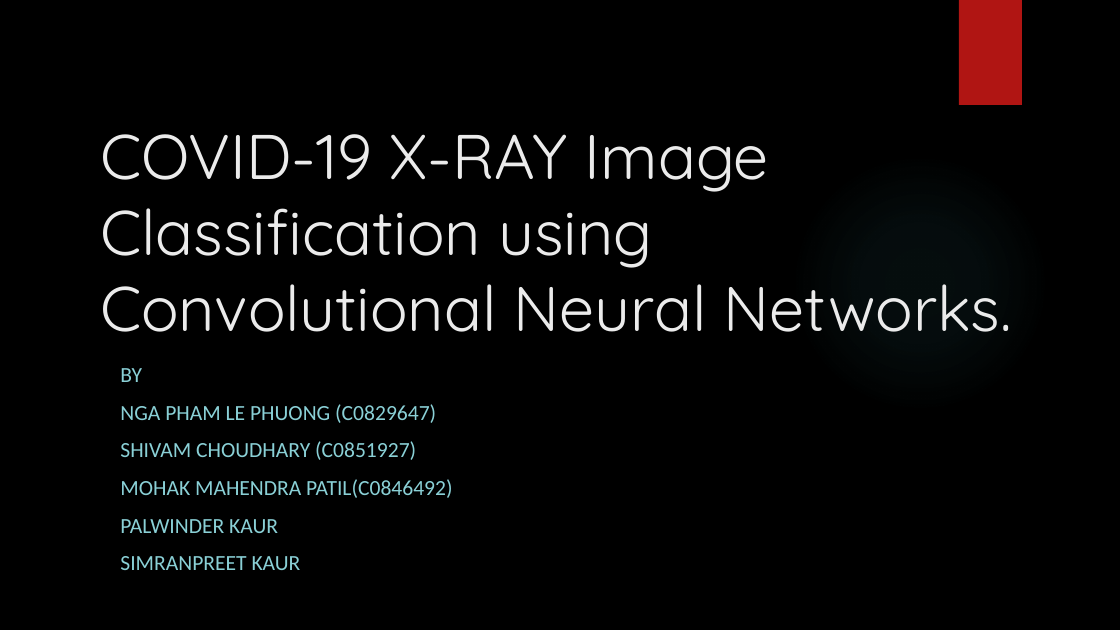
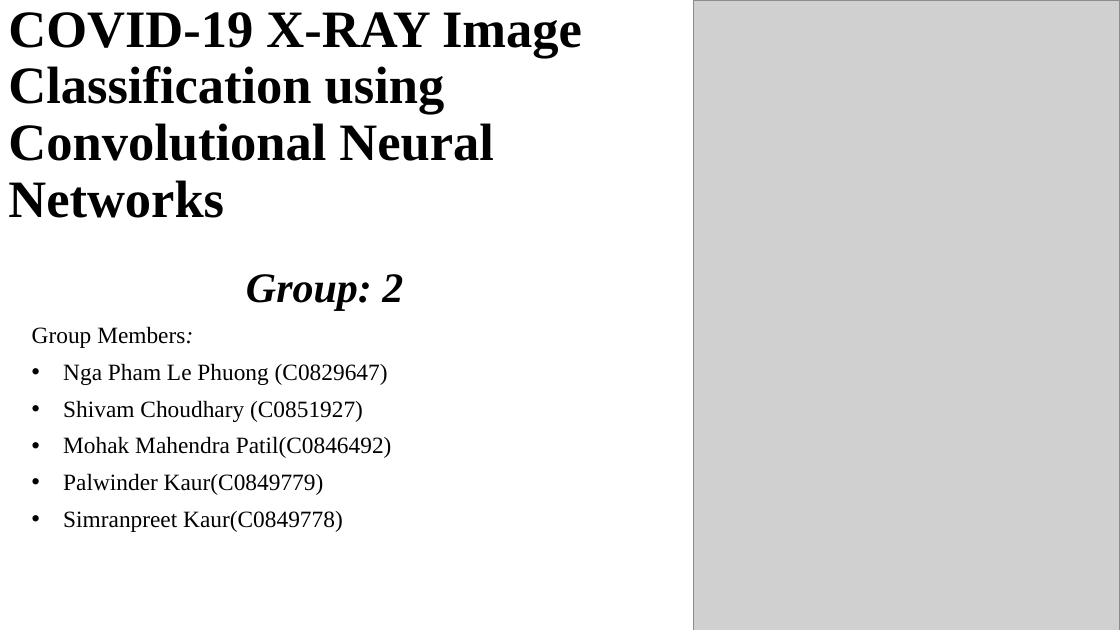
Before and after one commit to SharkyRCC/Covid-19-Classification, a slide deck: slide 1 of Presentation/neural_ppt.pptx. Drawn at 1120x630 pixels with LibreOffice and Linux fonts; fonts in the diff are those of the drawing; grey boxes stand for pictures; background and template pictures are left out. Boxes give left, top, right and bottom in pixels: in the first picture for what was removed or moved away, otherwise in the second. Text is boxed around its words. In the diff, an @@ line names an element or a change of style, - is before the commit and + after.

```diff
--- a/Presentation/neural_ppt.pptx
+++ b/Presentation/neural_ppt.pptx
@@ background picture (left out) to #FFFFFF @@
@@ title at [8,12,582,218]: text changed; size 54 to 45 pt; font Quicksand to Times New Roman; text colour #EBEBEB to #000000; bold on @@
-COVID-19 X-RAY Image Classification using Convolutional Neural Networks.
+COVID-19 X-RAY Image Classification using Convolutional Neural Networks
@@ picture added at [694,0,1120,630] @@
@@ rectangle removed at [959,0,1022,105] @@
@@ ellipse removed at [791,154,1049,413] @@
@@ subtitle at [32,274,403,532]: text changed; size 18.5 to 20 pt; font Calibri to Times New Roman; text colour #8AD0D6 to #000000 @@
-BY
-NGA PHAM LE PHUONG (C0829647)
-SHIVAM CHOUDHARY (C0851927)
-MOHAK MAHENDRA PATIL(C0846492)
-PALWINDER KAUR
-SIMRANPREET KAUR
+Group: 2
+Group Members:
+• Nga Pham Le Phuong (C0829647)
+• Shivam Choudhary (C0851927)
+• Mohak Mahendra Patil(C0846492)
+• Palwinder Kaur(C0849779)
+• Simranpreet Kaur(C0849778)
```
Also in this commit, not shown: 12 other slides changed, 6 slides added, 2 slides removed.
